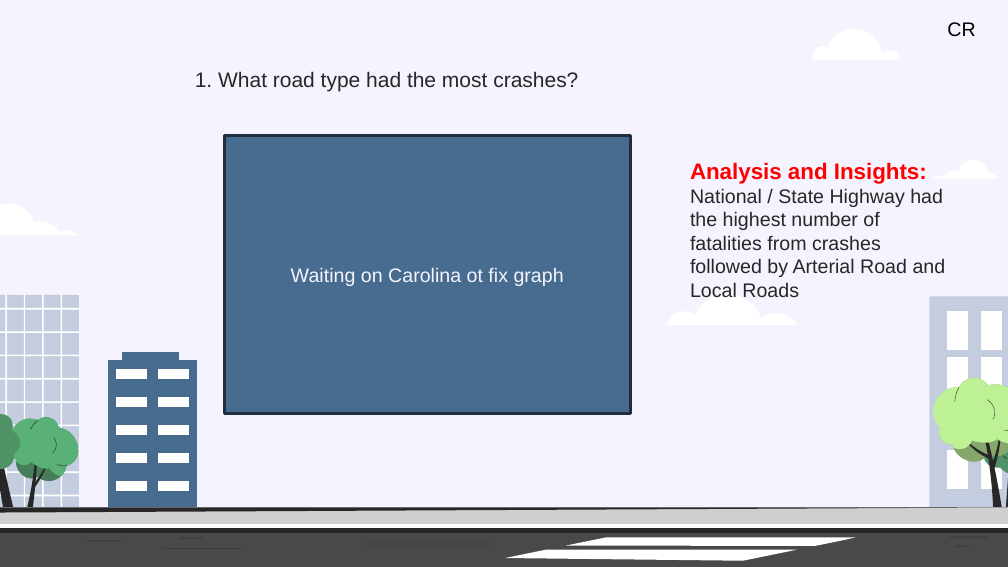
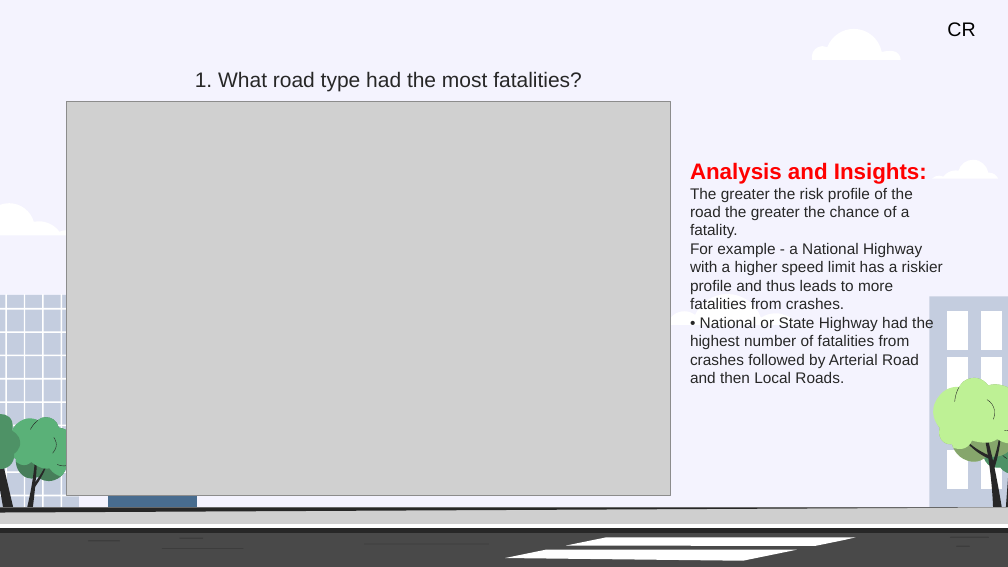
Before and after one commit to Kapedes/project-1-group-2, a slide deck: slide 4 of Insights and analysis of Crash Statistics in Australia.pptx (slide 5 before the commit). Drawn at 1008x567 pixels with LibreOffice and Linux fonts; fonts in the diff are those of the drawing; grey boxes stand for pictures. Boxes give left, top, right and bottom in pixels: in the first picture for what was removed or moved away, otherwise in the second. Text is boxed around its words. In the diff, an @@ line names an element or a change of style, - is before the commit and + after.

```diff
--- a/Insights and analysis of Crash Statistics in Australia.pptx
+++ b/Insights and analysis of Crash Statistics in Australia.pptx
@@ subtitle at (x1=195, y1=71, x2=582, y2=91): text changed @@
-1. What road type had the most crashes?
+1. What road type had the most fatalities?
@@ picture added at (x1=67, y1=101, x2=670, y2=495) @@
@@ rectangle removed at (x1=225, y1=136, x2=630, y2=413) @@
-Waiting on Carolina ot fix graph
@@ text at (x1=690, y1=188, x2=943, y2=383): text changed; size 14 to 11 pt @@
-National / State Highway had the highest number of fatalities from crashes followed by Arterial Road and Local Roads
+The greater the risk profile of the road the greater the chance of a fatality.
+For example - a National Highway with a higher speed limit has a riskier profile and thus leads to more
+fatalities from crashes.
+• National or State Highway had the
+highest number of fatalities from
+crashes followed by Arterial Road
+and then Local Roads.
@@ group removed at (x1=116, y1=353, x2=188, y2=492): 11 freeform shapes @@
```
Also in this commit, not shown: 8 other slides changed, 1 slide added, 5 other files.
